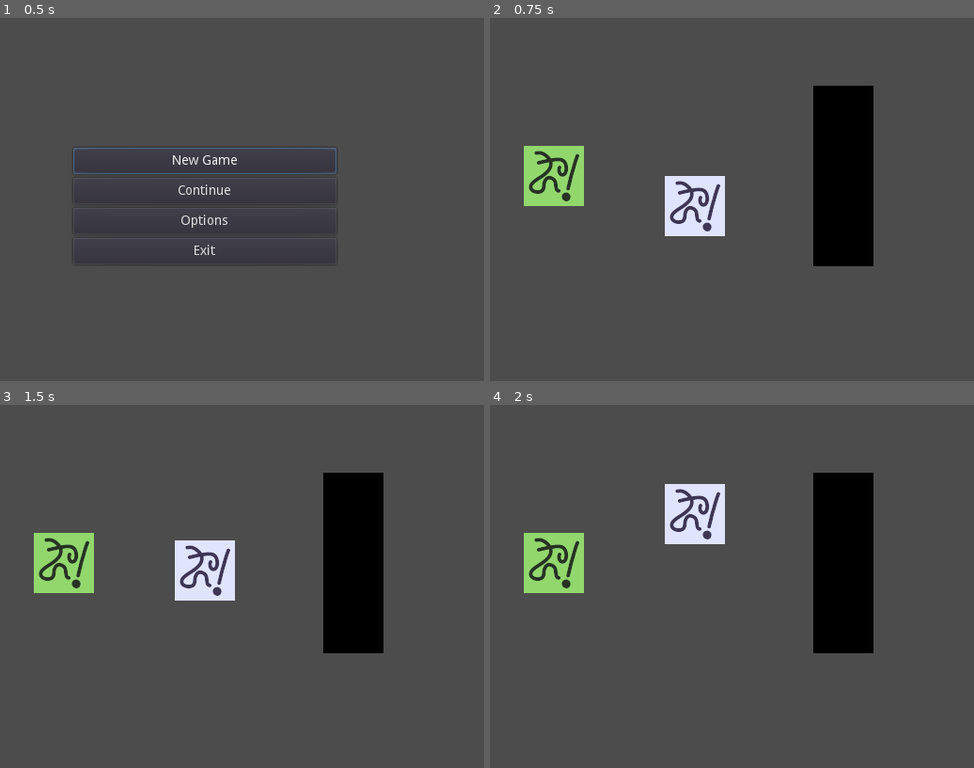
Above: before the commit, frames 1-4 (two rows, left to right).
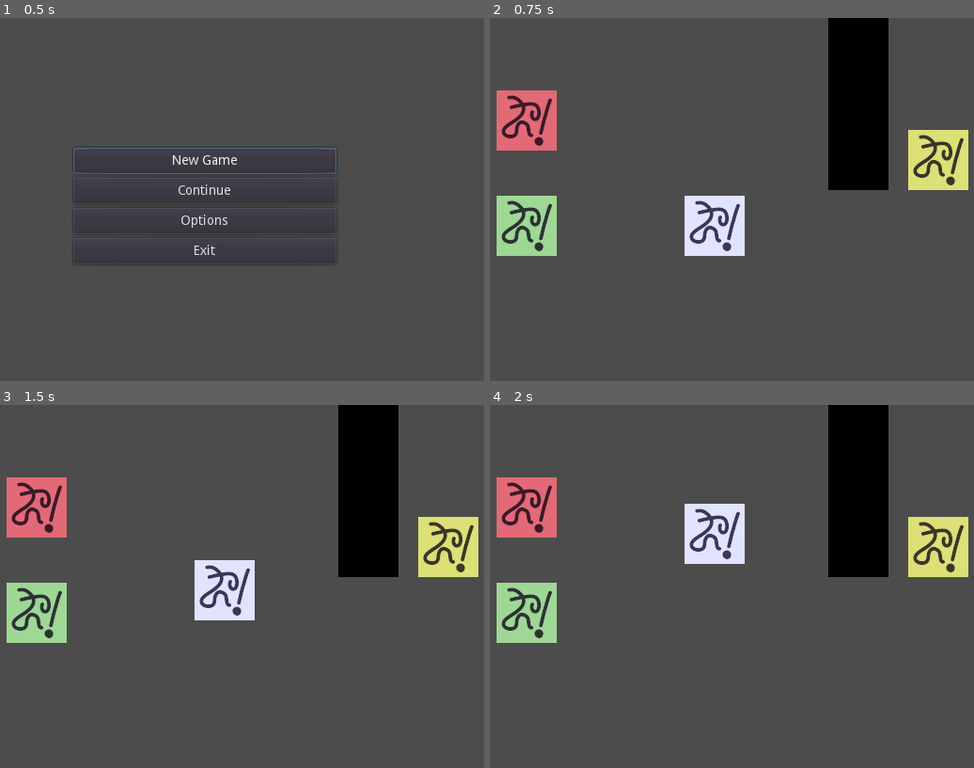
Above: after the commit, the same moments.

Repository: Kapendev/volta
Game: Godot game, scene res://src/scenes/Main.tscn
The game is run twice, just before and just after one commit, with the same random seed, the same clock (stepped at 60 frames per second) and the same inputs.
Inputs:
- Up to frame 1 (0.5 s): no input
- Up to frame 2 (0.75 s): click "New Game" at 0.5 s
- Up to frame 3 (1.5 s): tap Enter (ui_accept) at 1.25 s; hold Up (ui_up) from 1.28 s (still down); hold Enter (ui_accept) from 1.28 s (still down)
- Up to frame 4 (2 s): keep holding Up (ui_up); keep holding Enter (ui_accept)

Frame 1 is identical in both runs. In frame 2, 17% of the frame differs, in the area x 1-99%, y 0-69%; in frame 3, 17%; in frame 4, 17%.

Commit message:
Event.gd: added a text and a scene event

Diff:
--- a/project.godot
+++ b/project.godot
@@ -18,10 +18,22 @@
 "class": "PlayerEvent",
 "language": "GDScript",
 "path": "res://src/nodes/PlayerEvent.gd"
+}, {
+"base": "Event",
+"class": "SceneEvent",
+"language": "GDScript",
+"path": "res://src/nodes/SceneEvent.gd"
+}, {
+"base": "Event",
+"class": "TextEvent",
+"language": "GDScript",
+"path": "res://src/nodes/TextEvent.gd"
 } ]
 _global_script_class_icons={
 "Event": "",
-"PlayerEvent": ""
+"PlayerEvent": "",
+"SceneEvent": "",
+"TextEvent": ""
 }
 
 [application]
--- a/src/nodes/Event.gd
+++ b/src/nodes/Event.gd
@@ -47,6 +47,9 @@
 func move_hitbox(direction: Vector2) -> void:
 	hitbox.position = direction * hitbox_offset
 
+func react() -> void:
+	print("%s: Reacting." % name)
+
 func hit() -> KinematicBody2D:
 	var result: KinematicBody2D
 	var smallest_distance := INF
@@ -56,4 +59,6 @@
 			if distance < smallest_distance:
 				smallest_distance = distance
 				result = body
+	if result:
+		result.react()
 	return result
--- a/src/nodes/PlayerEvent.gd
+++ b/src/nodes/PlayerEvent.gd
@@ -24,19 +24,4 @@
 	move_hitbox(last_move_direction)
 
 	if Input.is_action_just_pressed("ui_accept"):
-		var body := hit()
-		if body:
-			Game.ui.show_input_textbox([
-				"[shake]The name of this node is...[/shake]", \
-				"[wave]%s[/wave]" % body.name, \
-				"[rainbow]The end.[/rainbow]"
-			])
-		else:
-			Game.ui.hide_textbox()
-
-	if Input.is_action_just_pressed("ui_cancel"):
-		if Game.get_current_scene().name == "TestLevel":
-			Game.change_scene("levels/TestLevel2")
-		else:
-			Game.change_scene("Main")
-		Game.ui.hide_textbox()
+		hit()
--- /dev/null
+++ b/src/nodes/SceneEvent.gd
@@ -0,0 +1,8 @@
+class_name SceneEvent
+extends Event
+
+export var scene := ""
+
+func react() -> void:
+	if scene:
+		Game.change_scene(scene)
--- /dev/null
+++ b/src/nodes/TextEvent.gd
@@ -0,0 +1,7 @@
+class_name TextEvent
+extends Event
+
+export var text_array := PoolStringArray()
+
+func react() -> void:
+	Game.ui.show_input_textbox(text_array)
--- a/src/scenes/levels/TestLevel.tscn
+++ b/src/scenes/levels/TestLevel.tscn
@@ -1,8 +1,12 @@
-[gd_scene load_steps=7 format=2]
+[gd_scene load_steps=8 format=2]
 
 [ext_resource path="res://icon.png" type="Texture" id=1]
 [ext_resource path="res://src/nodes/PlayerEvent.gd" type="Script" id=2]
-[ext_resource path="res://src/nodes/Event.gd" type="Script" id=3]
+[ext_resource path="res://src/nodes/SceneEvent.gd" type="Script" id=3]
+[ext_resource path="res://src/nodes/TextEvent.gd" type="Script" id=4]
+
+[sub_resource type="RectangleShape2D" id=2]
+extents = Vector2( 32, 96 )
 
 [sub_resource type="RectangleShape2D" id=3]
 extents = Vector2( 32, 32 )
@@ -10,16 +14,24 @@
 [sub_resource type="RectangleShape2D" id=1]
 extents = Vector2( 32, 32 )
 
-[sub_resource type="RectangleShape2D" id=2]
-extents = Vector2( 32, 96 )
-
 [node name="TestLevel" type="Node2D"]
 __meta__ = {
 "_edit_lock_": true
 }
 
+[node name="Wall" type="StaticBody2D" parent="."]
+position = Vector2( 524, 87 )
+
+[node name="Sprite" type="Sprite" parent="Wall"]
+modulate = Color( 0, 0, 0, 1 )
+scale = Vector2( 1, 3 )
+texture = ExtResource( 1 )
+
+[node name="CollisionShape2D" type="CollisionShape2D" parent="Wall"]
+shape = SubResource( 2 )
+
 [node name="PlayerEvent" type="KinematicBody2D" parent="."]
-position = Vector2( 350, 200 )
+position = Vector2( 371, 221 )
 script = ExtResource( 2 )
 
 [node name="Sprite" type="Sprite" parent="PlayerEvent"]
@@ -28,24 +40,38 @@
 [node name="CollisionShape2D" type="CollisionShape2D" parent="PlayerEvent"]
 shape = SubResource( 3 )
 
-[node name="Bob" type="KinematicBody2D" parent="."]
-position = Vector2( 200, 168 )
-script = ExtResource( 3 )
+[node name="TextEvent" type="KinematicBody2D" parent="."]
+modulate = Color( 1, 0.462745, 0.462745, 1 )
+position = Vector2( 171, 109 )
+script = ExtResource( 4 )
+text_array = PoolStringArray( "Hello world.", "This is me.", "The Textbox event.", "Nice to meet you.", "Thanks for clicking me.", "I love you.", "Bye." )
 
-[node name="Sprite" type="Sprite" parent="Bob"]
-modulate = Color( 0.647059, 0.945098, 0.423529, 1 )
+[node name="Sprite" type="Sprite" parent="TextEvent"]
 texture = ExtResource( 1 )
 
-[node name="CollisionShape2D" type="CollisionShape2D" parent="Bob"]
+[node name="CollisionShape2D" type="CollisionShape2D" parent="TextEvent"]
 shape = SubResource( 1 )
 
-[node name="Wall" type="StaticBody2D" parent="."]
-position = Vector2( 508, 168 )
+[node name="TextEvent2" type="KinematicBody2D" parent="."]
+modulate = Color( 0.705882, 0.941176, 0.588235, 1 )
+position = Vector2( 171, 221 )
+script = ExtResource( 4 )
+text_array = PoolStringArray( "[shake]The name of this node is...", "[wave]Bob.", "[rainbow]The end." )
 
-[node name="Sprite" type="Sprite" parent="Wall"]
-modulate = Color( 0, 0, 0, 1 )
-scale = Vector2( 1, 3 )
+[node name="Sprite" type="Sprite" parent="TextEvent2"]
 texture = ExtResource( 1 )
 
-[node name="CollisionShape2D" type="CollisionShape2D" parent="Wall"]
-shape = SubResource( 2 )
+[node name="CollisionShape2D" type="CollisionShape2D" parent="TextEvent2"]
+shape = SubResource( 1 )
+
+[node name="SceneEvent" type="KinematicBody2D" parent="."]
+modulate = Color( 0.976471, 0.980392, 0.462745, 1 )
+position = Vector2( 609, 151 )
+script = ExtResource( 3 )
+scene = "levels/TestLevel2"
+
+[node name="Sprite" type="Sprite" parent="SceneEvent"]
+texture = ExtResource( 1 )
+
+[node name="CollisionShape2D" type="CollisionShape2D" parent="SceneEvent"]
+shape = SubResource( 1 )
--- a/src/scenes/levels/TestLevel2.tscn
+++ b/src/scenes/levels/TestLevel2.tscn
@@ -1,13 +1,17 @@
-[gd_scene load_steps=6 format=2]
+[gd_scene load_steps=8 format=2]
 
 [ext_resource path="res://icon.png" type="Texture" id=1]
 [ext_resource path="res://src/nodes/PlayerEvent.gd" type="Script" id=2]
-[ext_resource path="res://src/nodes/Event.gd" type="Script" id=3]
+[ext_resource path="res://src/nodes/SceneEvent.gd" type="Script" id=3]
+[ext_resource path="res://src/nodes/TextEvent.gd" type="Script" id=4]
 
 [sub_resource type="RectangleShape2D" id=3]
 extents = Vector2( 32, 32 )
 
 [sub_resource type="RectangleShape2D" id=1]
+extents = Vector2( 32, 32 )
+
+[sub_resource type="RectangleShape2D" id=4]
 extents = Vector2( 32, 32 )
 
 [node name="TestLevel2" type="Node2D"]
@@ -16,7 +20,7 @@
 }
 
 [node name="PlayerEvent" type="KinematicBody2D" parent="."]
-position = Vector2( 189, 157 )
+position = Vector2( 215, 125 )
 script = ExtResource( 2 )
 
 [node name="Sprite" type="Sprite" parent="PlayerEvent"]
@@ -26,23 +30,37 @@
 shape = SubResource( 3 )
 
 [node name="Mominpappa" type="KinematicBody2D" parent="."]
-position = Vector2( 512, 121 )
-script = ExtResource( 3 )
+modulate = Color( 0.705882, 0.941176, 0.588235, 1 )
+position = Vector2( 461, 125 )
+script = ExtResource( 4 )
+text_array = PoolStringArray( "[wave]My name is Green Mominpappa." )
 
 [node name="Sprite" type="Sprite" parent="Mominpappa"]
-modulate = Color( 0.647059, 0.945098, 0.423529, 1 )
 texture = ExtResource( 1 )
 
 [node name="CollisionShape2D" type="CollisionShape2D" parent="Mominpappa"]
 shape = SubResource( 1 )
 
 [node name="Snoofkin" type="KinematicBody2D" parent="."]
-position = Vector2( 512, 191 )
-script = ExtResource( 3 )
+modulate = Color( 1, 0.462745, 0.462745, 1 )
+position = Vector2( 461, 195 )
+script = ExtResource( 4 )
+text_array = PoolStringArray( "[wave]My name is Red Snoofkin." )
 
 [node name="Sprite" type="Sprite" parent="Snoofkin"]
-modulate = Color( 0.647059, 0.945098, 0.423529, 1 )
 texture = ExtResource( 1 )
 
 [node name="CollisionShape2D" type="CollisionShape2D" parent="Snoofkin"]
 shape = SubResource( 1 )
+
+[node name="SceneEvent" type="KinematicBody2D" parent="."]
+modulate = Color( 0.976471, 0.980392, 0.462745, 1 )
+position = Vector2( 532, 195 )
+script = ExtResource( 3 )
+scene = "Main"
+
+[node name="Sprite" type="Sprite" parent="SceneEvent"]
+texture = ExtResource( 1 )
+
+[node name="CollisionShape2D" type="CollisionShape2D" parent="SceneEvent"]
+shape = SubResource( 4 )
--- a/src/scenes/ui/UI.gd
+++ b/src/scenes/ui/UI.gd
@@ -56,11 +56,12 @@
 	get_textbox_label().set_bbcode("\n" + text)
 
 func show_input_textbox(text_array: PoolStringArray) -> void:
-	Game.pause()
-	set_process_input(true)
-	show_textbox(text_array[0])
-	state = States.TEXTBOX
-	state_args = text_array
+	if text_array:
+		Game.pause()
+		set_process_input(true)
+		show_textbox(text_array[0])
+		state = States.TEXTBOX
+		state_args = text_array
 
 func append_textbox(text: String) -> void:
 	get_textbox_label().append_bbcode(text)
Binary file changed: .pictures/state1.png
Binary file changed: .pictures/state2.png
